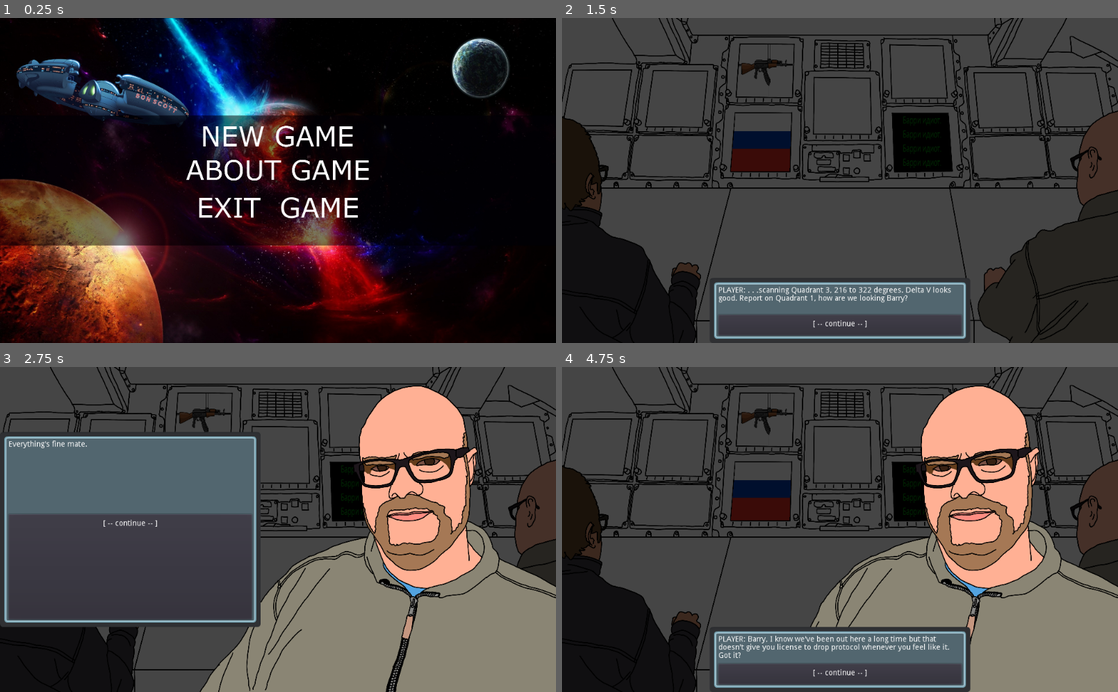
Above: before the commit, frames 1-4 (two rows, left to right).
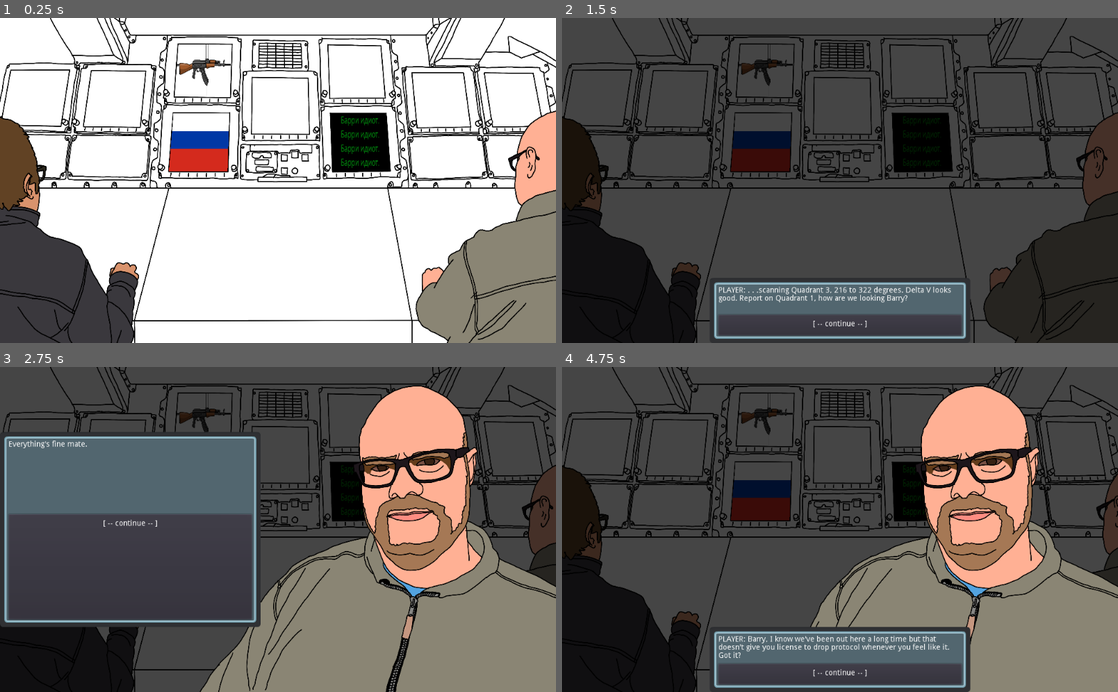
Above: after the commit, the same moments.

Repository: s3775599/BITS-clone
Game: Godot game, scene res://Scenes/Main.tscn
Two runs of this game, one before a commit and one after it. Both use one fixed random seed, a clock stepped at 60 frames per second and the inputs below. Before the commit the project starts from res://Scenes/Title.tscn.
Inputs (mouse positions are in pixels of both pictures, inside the frame that each line leads up to):
- Up to frame 1 (0.25 s): no input
- Up to frame 2 (1.5 s): tap Enter at 0.5 s; move the mouse to (840, 138) at 0.52 s; hold Right (ui_right) 0.53-1.28 s; click (840, 138) at 0.67 s; move the mouse to (840, 180) at 1.27 s; hold Down (ui_down) from 1.28 s (still down); click (840, 180) at 1.42 s
- Up to frame 3 (2.75 s): release Down (ui_down) at 2 s; click "[ -- continue -- ]" at 2 s
- Up to frame 4 (4.75 s): click "[ -- continue -- ]" at 2.75 s; click "[ -- continue --]" at 3.5 s; click "[ -- continue --]" at 4.25 s

The runs differ from the first frame. In frame 1, 95% of the frame differs, in the area x 0-100%, y 0-100%; in frame 2, 1.6%; in frame 3, 1.1%; in frame 4, 1.7%.

Commit message:
Deleted unneeded code

Diff:
--- a/NightwatchDialogueSystem/IntroDialogue.gd
+++ b/NightwatchDialogueSystem/IntroDialogue.gd
@@ -1,4 +1,5 @@
 extends Node
+
 onready var main_script = get_node("/root/Main")
 onready var player_popup = get_node("/root/Main/CanvasLayer/PlayerPopup")
 onready var barry_popup = get_node("/root/Main/CanvasLayer/BarryPopup")
--- a/NightwatchDialogueSystem/PlayerPopup.gd
+++ b/NightwatchDialogueSystem/PlayerPopup.gd
@@ -5,61 +5,18 @@
 var button_id
 
 func set_text(dialogue_lines):
-#	$NinePatchRect2/VBoxContainer/Button.visible = false
-#	$NinePatchRect2/VBoxContainer/Button2.visible = false
-#	$NinePatchRect2/VBoxContainer/Button3.visible = false
-#	$NinePatchRect2/VBoxContainer/Button4.visible = false
 
 	var dialogue_size = dialogue_lines[0].size()
 	print("dialogue_size = ", dialogue_size)
-#	set_button_visibility(dialogue_size)
 	set_button_labels(dialogue_size, dialogue_lines)
 	$NinePatchRect2/RichTextLabel.bbcode_text = String(dialogue_lines[0][0])
 
 
-#func set_button_visibility(n):
-#	if n == 1:
-#		return
-#	if n > 1:
-#		$NinePatchRect2/VBoxContainer/Button.visible = true
-#		if n > 2:
-#			$NinePatchRect2/VBoxContainer/Button2.visible = true
-#			if n > 3:
-#				$NinePatchRect2/VBoxContainer/Button3.visible = true
-#				if n > 4:
-#					$NinePatchRect2/VBoxContainer/Button4.visible = true
-
-
 func set_button_labels(dialogue_size, dialogue_lines):
-#	if dialogue_size == 1:
-#		return
-#	if dialogue_size > 1:
 	$NinePatchRect2/VBoxContainer/Button/buttonLabel.set_text(dialogue_lines[0][1])
 	$NinePatchRect2/VBoxContainer/Button.button_id = dialogue_lines[1][1]
-#		if dialogue_size > 2:
-#			$NinePatchRect2/VBoxContainer/Button2/button2Label.set_text(dialogue_lines[0][2])
-#			$NinePatchRect2/VBoxContainer/Button2.button_id = dialogue_lines[1][2]
-#			if dialogue_size > 3:
-#				$NinePatchRect2/VBoxContainer/Button3/button3Label.set_text(dialogue_lines[0][3])
-#				$NinePatchRect2/VBoxContainer/Button3.button_id = dialogue_lines[1][3]
-#				if dialogue_size > 4:
-#					$NinePatchRect2/VBoxContainer/Button4/button4Label.set_text(dialogue_lines[0][4])
-#					$NinePatchRect2/VBoxContainer/Button4.button_id = dialogue_lines[1][4]
 
 
 func _on_Button_pressed():
 	button_id = $NinePatchRect2/VBoxContainer/Button.button_id
 	emit_signal("button_id", button_id)
-
-#
-#func _on_Button2_pressed():
-#	button_id = $NinePatchRect2/VBoxContainer/Button2.button_id
-#	emit_signal("button_id", $NinePatchRect2/VBoxContainer/Button2.button_id)
-#
-#
-#func _on_Button3_pressed():
-#	emit_signal("button_id", $NinePatchRect2/VBoxContainer/Button3.button_id)
-#
-#
-#func _on_Button4_pressed():
-#	emit_signal("button_id", $NinePatchRect2/VBoxContainer/Button4.button_id)
--- a/NightwatchDialogueSystem/Scenes/Main.gd
+++ b/NightwatchDialogueSystem/Scenes/Main.gd
@@ -91,21 +91,6 @@
 		hide_player()
 	else:
 		intro_dialogue.intro_sequence(button_id)
-#		intro_dialogue.intro_dialogues(button_id)
-#		match button_id:
-#			"i2":
-#				$CanvasLayer/PlayerPopup.hide()
-#				show_barry()
-#				$CanvasLayer/BarryPopup.set_text(intro_dialogue.intro_dialogues(button_id))
-
-
-#func intro_sequence(button_id):
-#	intro_dialogue.intro_dialogues(button_id)
-#	match button_id:
-#		"i2":
-#			$CanvasLayer/PlayerPopup.hide()
-#			show_barry()
-#			$CanvasLayer/BarryPopup.set_text(intro_dialogue.intro_dialogues(button_id))
 
 
 func darken_background():
--- a/NightwatchDialogueSystem/Scenes/Main.tscn
+++ b/NightwatchDialogueSystem/Scenes/Main.tscn
@@ -132,14 +132,12 @@
 editor/display_folded = true
 
 [node name="RussianText" type="Polygon2D" parent="BackgroundArea/Images"]
-modulate = Color( 0.662745, 0.662745, 0.662745, 1 )
 position = Vector2( 609.418, 176.177 )
 texture = ExtResource( 3 )
 texture_scale = Vector2( 5, 3 )
 polygon = PoolVector2Array( -1.24127, -0.585846, 3.05151, 108.665, 109.298, 106.09, 101.141, 0.0580597 )
 
 [node name="AK47" type="Polygon2D" parent="BackgroundArea/Images"]
-modulate = Color( 0.662745, 0.662745, 0.662745, 1 )
 position = Vector2( 329.643, 49.5638 )
 rotation = 0.00046379
 texture = ExtResource( 4 )
--- a/NightwatchDialogueSystem/project.godot
+++ b/NightwatchDialogueSystem/project.godot
@@ -16,7 +16,7 @@
 [application]
 
 config/name="The Night Watch"
-run/main_scene="res://Scenes/Title.tscn"
+run/main_scene="res://Scenes/Main.tscn"
 config/icon="res://icon.png"
 
 [rendering]
